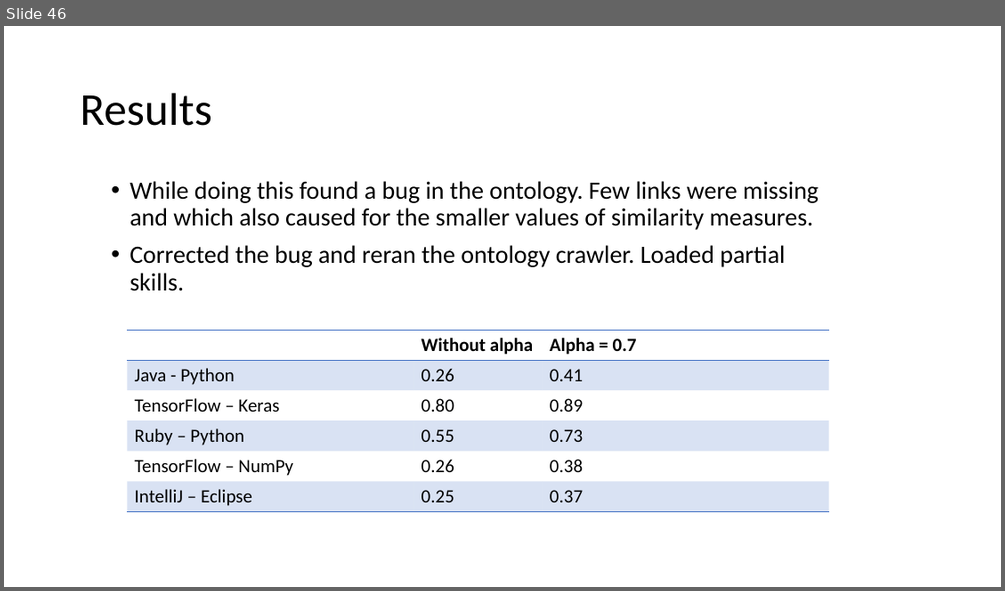
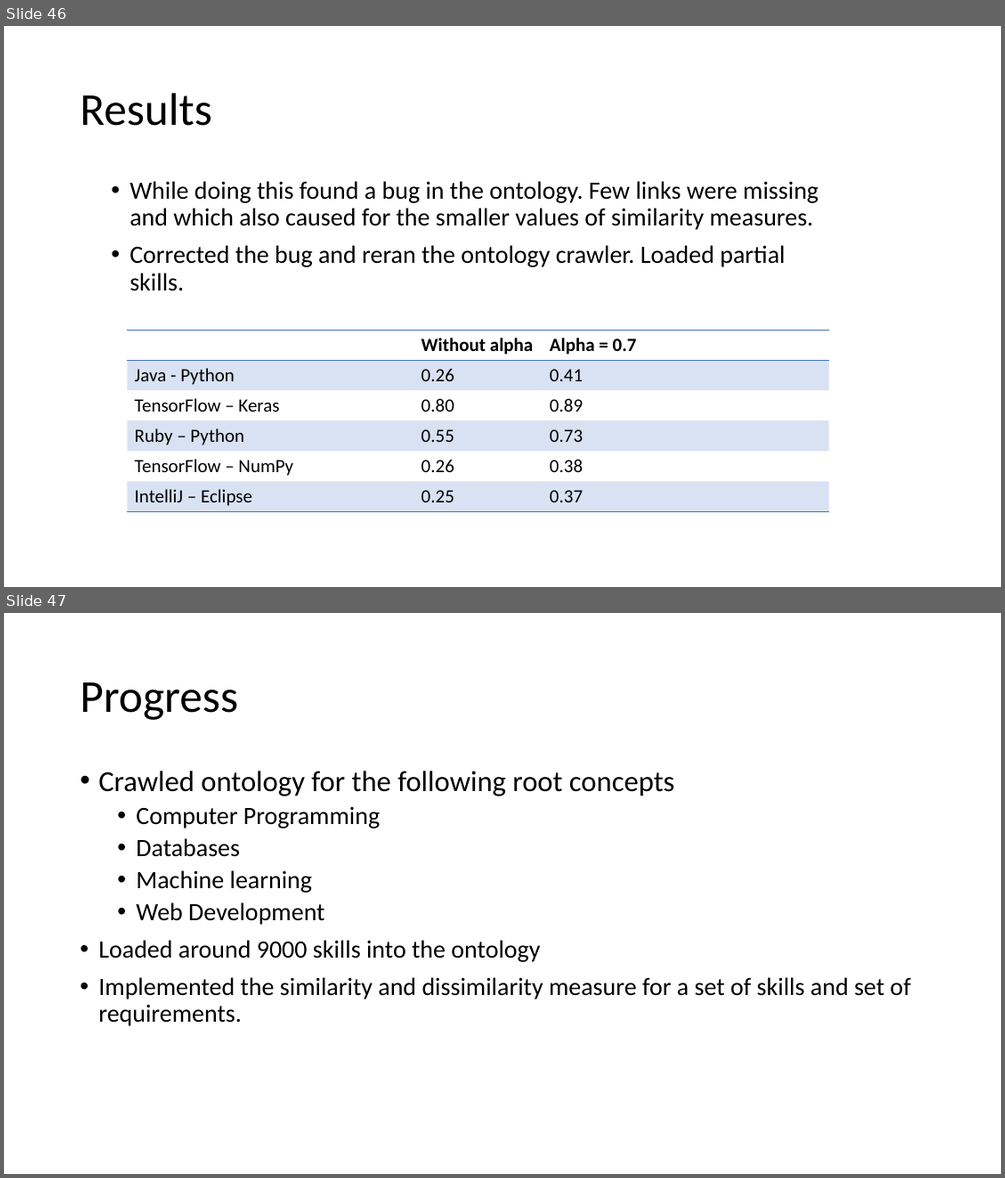
Before and after one commit to yeshbash/CS297, a slide deck: CS297-2.pptx. Shown one above the other, each under a label of ours: slide 46 before the commit, slides 46 and 47 after it. The pictures are 1005x591 and 1005x1178 pixels, drawn with LibreOffice and Linux fonts; fonts in the diff are those of the drawing. Boxes give left, top, right and bottom in pixels: in the first picture for what was removed or moved away, otherwise in the second. Text is boxed around its words. In the diff, an @@ line names an element or a change of style, - is before the commit and + after.

Commit message:
weighted avergage of skill similairty

```diff
--- a/CS297-2.pptx
+++ b/CS297-2.pptx
@@ slide 47 added at (x1=4, y1=613, x2=1001, y2=1174), background #FFFFFF @@
@@ title added at (x1=80, y1=682, x2=238, y2=720), 44 pt, text #000000 @@
+Progress
@@ text added at (x1=98, y1=771, x2=910, y2=1026), 24 pt, text #000000 @@
+• Crawled ontology for the following root concepts
+  • Computer Programming
+  • Databases
+  • Machine learning
+  • Web Development
+  • Loaded around 9000 skills into the ontology
+  • Implemented the similarity and dissimilarity measure for a set of skills and set of requirements.
```
Also in this commit, not shown: 5 other slides added, 2 other files.
